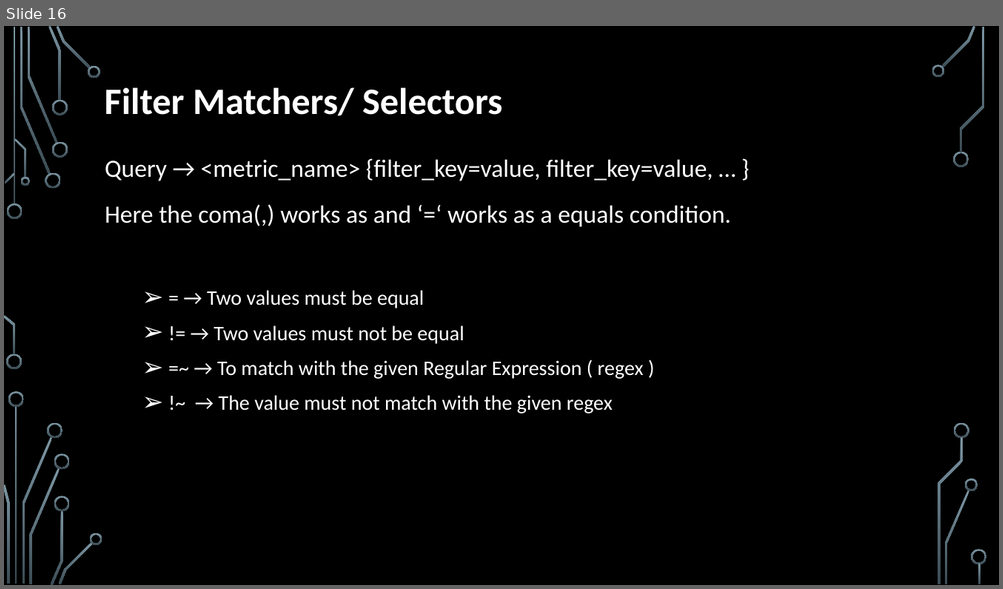
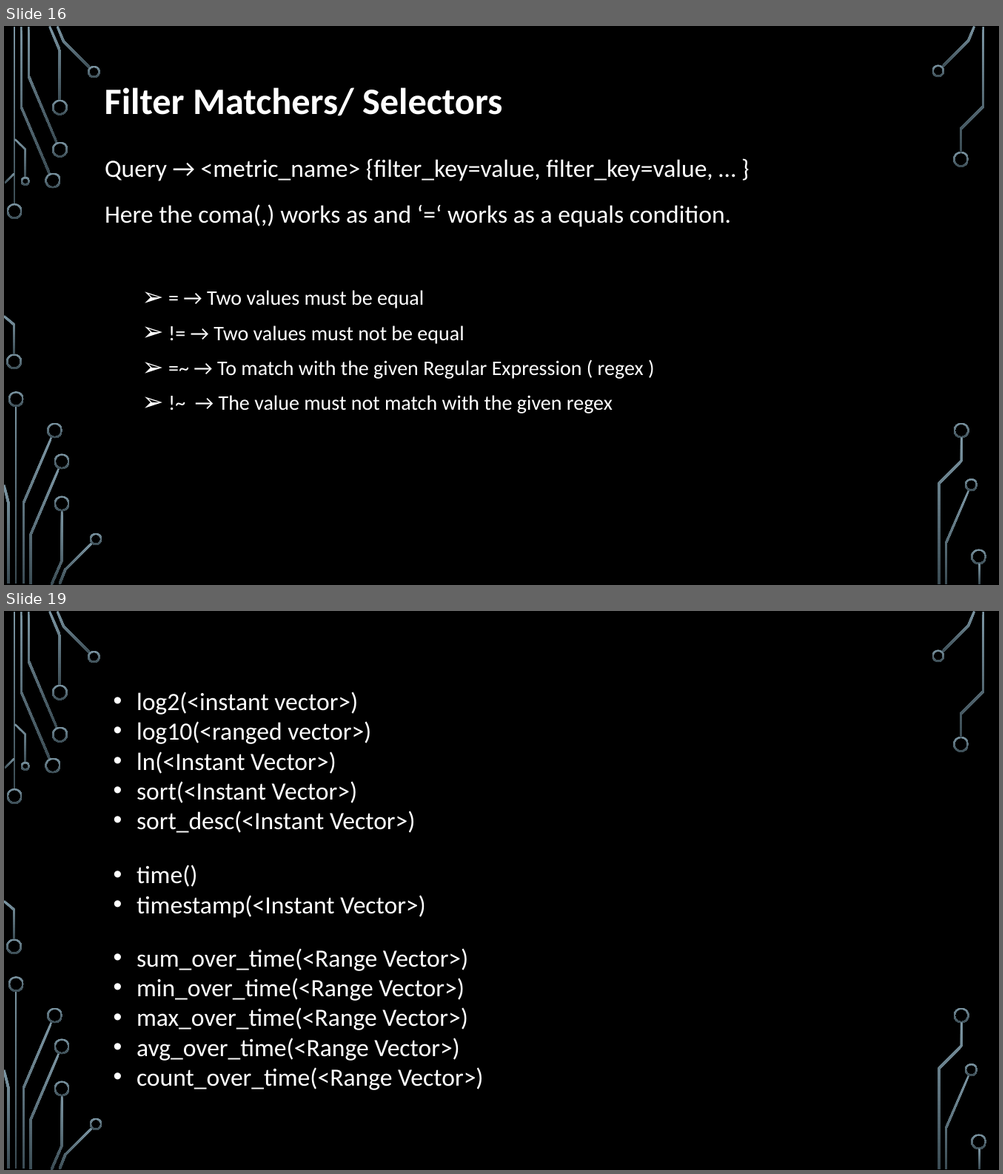
Before and after one commit to Mayur3099/Prometheus, a slide deck: Prometheus.pptx. Shown one above the other, each under a label of ours: slide 16 before the commit, slides 16 and 19 after it; the slides between them are not shown. The pictures are 1003x589 and 1003x1174 pixels, drawn with LibreOffice and Linux fonts; fonts in the diff are those of the drawing; background and template pictures are left out. Boxes give left, top, right and bottom in pixels: in the first picture for what was removed or moved away, otherwise in the second. Text is boxed around its words. In the diff, an @@ line names an element or a change of style, - is before the commit and + after.

```diff
--- a/Prometheus.pptx
+++ b/Prometheus.pptx
@@ slide 19 added at box(4, 611, 999, 1170), background picture (left out); not listed: 36 template elements that a slide beside it also shows @@
@@ text added at box(136, 692, 415, 833), 24 pt, text #FFFFFF @@
+  • log2(<instant vector>)
+  • log10(<ranged vector>)
+  • ln(<Instant Vector>)
+  • sort(<Instant Vector>)
+  • sort_desc(<Instant Vector>)
@@ text added at box(136, 865, 426, 918), 24 pt, text #FFFFFF @@
+  • time()
+  • timestamp(<Instant Vector>)
@@ text added at box(136, 948, 484, 1091), 24 pt, text #FFFFFF @@
+  • sum_over_time(<Range Vector>)
+  • min_over_time(<Range Vector>)
+  • max_over_time(<Range Vector>)
+  • avg_over_time(<Range Vector>)
+  • count_over_time(<Range Vector>)
```
Also in this commit, not shown: 2 other slides added.
